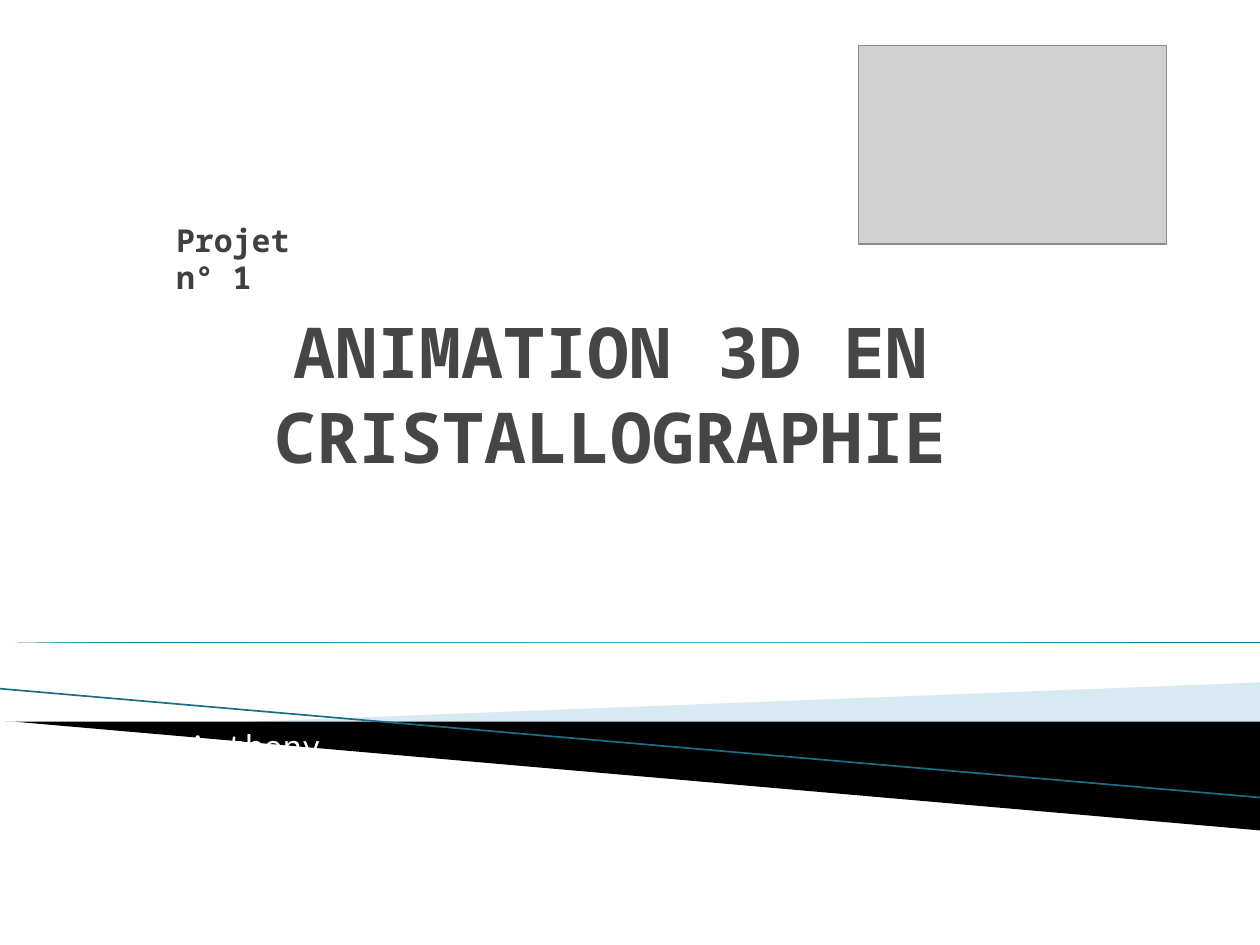
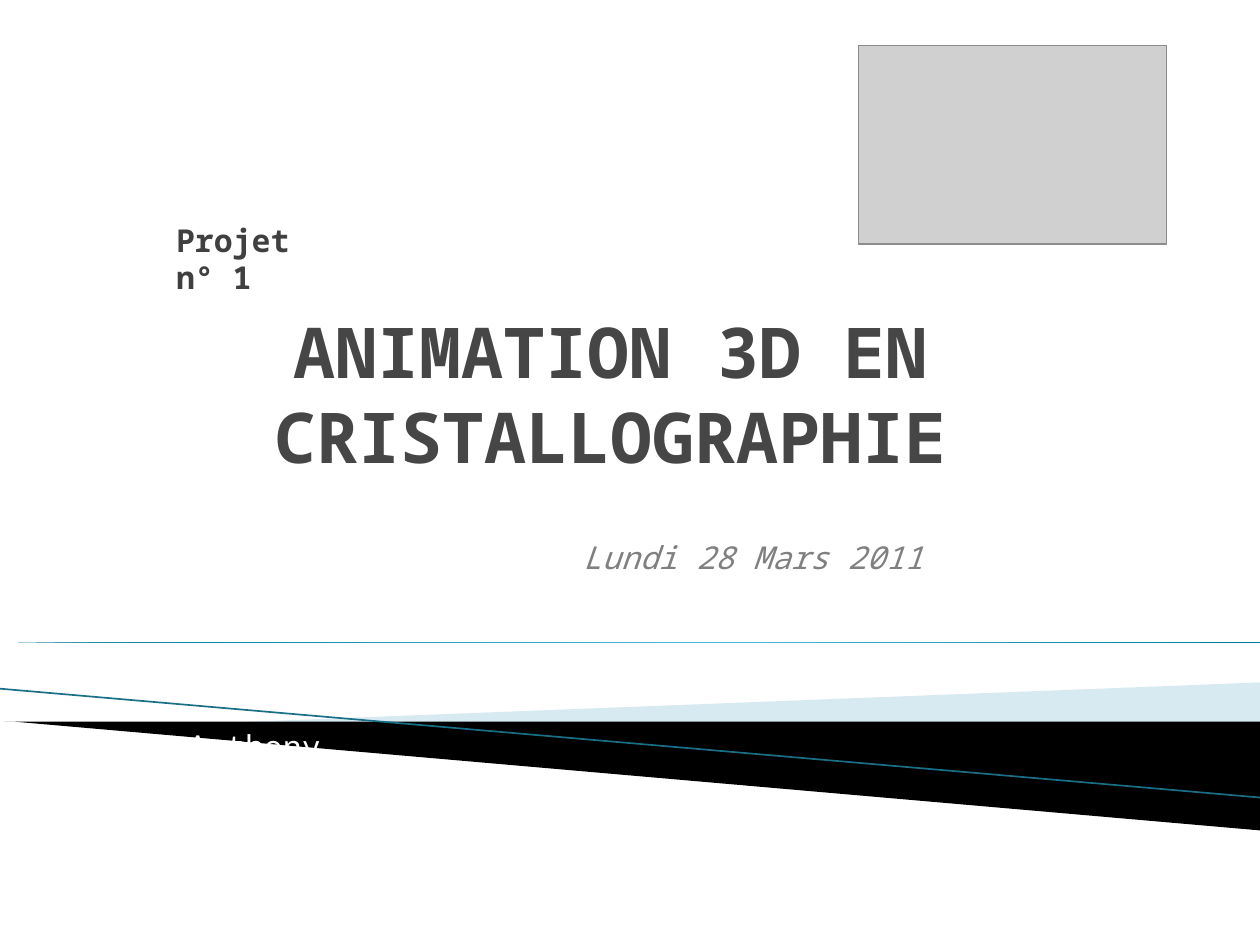
Before and after one commit to klnkg/cristallo3d, a slide deck: slide 1 of Preparation rencontre respo gestion/Powerpoint final/ANIMATION 3D EN CRISTALLOGRAPHIE.pptx. Drawn at 1260x945 pixels with LibreOffice and Linux fonts; fonts in the diff are those of the drawing; grey boxes stand for pictures; background and template pictures are left out. Boxes give left, top, right and bottom in pixels: in the first picture for what was removed or moved away, otherwise in the second. Text is boxed around its words. In the diff, an @@ line names an element or a change of style, - is before the commit and + after.

```diff
--- a/Preparation rencontre respo gestion/Powerpoint final/ANIMATION 3D EN CRISTALLOGRAPHIE.pptx
+++ b/Preparation rencontre respo gestion/Powerpoint final/ANIMATION 3D EN CRISTALLOGRAPHIE.pptx
@@ text added at box(583, 545, 923, 569), 18 pt, text #808080, italic @@
+Lundi 28 Mars 2011
```
Also in this commit, not shown: 2 other slides changed, 4 slides added.
